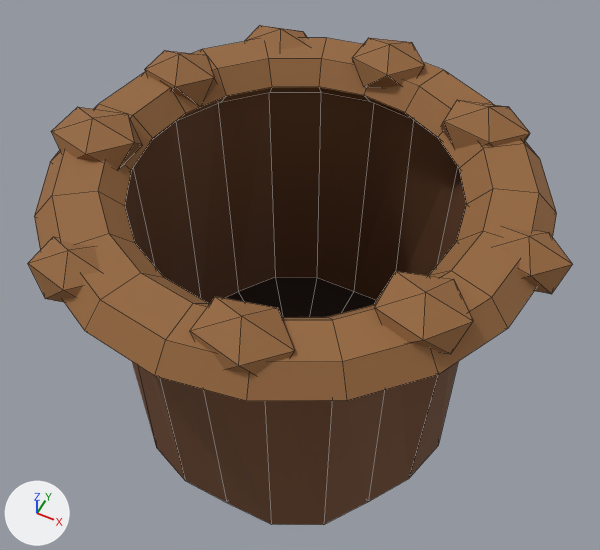
A saved change to the Blender file src/game/models/treasure/hole.blend.
One viewpoint serves both versions: a 50 mm camera at (0.443, -0.872, 0.94) aimed at (0.0, 0.015, -0.168). Arrows for +X, +Y and +Z are at lower left; the lights stay in place. The picture after the commit comes second. Mesh edges are drawn as thin lines.

The first picture shows 'Excavated cavity', 'Excavated soil clod 1', 'Excavated soil clod 2', 'Excavated soil clod 3', 'Excavated soil clod 4', 'Excavated soil clod 5', 'Excavated soil clod 6', 'Excavated soil clod 7', 'Excavated soil clod 8', 'Excavated soil clod 9', 'Uneven excavated soil rim'.
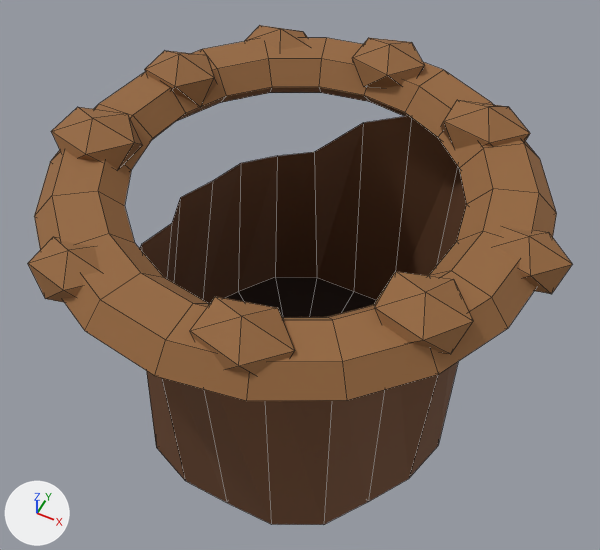
The newer file adds a shape key; the second version is drawn at full value of the shape key 'Fold cavity lip left' of 'Excavated cavity', and the change is written as the vertex moves it makes.

The change, as a list of edits to the scene's bpy script:
```text
Change me_excavated_cavity_mesh:
    used by ob_excavated_cavity; parent = ob_treasure_hole; location = (0.0, 0.0, 0.0)
    remove me_excavated_cavity_mesh.from_pydata(...)  # 41 vertices, 40 faces; spans x -0.323..0.31, y -0.315..0.321, z -0.5..0.045
    add me_excavated_cavity_mesh.from_pydata(...)  # 41 vertices, 40 faces; spans x -0.31..0.31, y -0.313..0.29, z -0.5..0.045
    me_excavated_cavity_mesh part 1
    me_excavated_cavity_mesh.vertices[3].co: (0.19, 0.262, 0.045) -> (0.19, 0.261, 0.044)
    me_excavated_cavity_mesh.vertices[4].co: (0.092, 0.282, 0.045) -> (0.089, 0.275, 0.036)
    me_excavated_cavity_mesh.vertices[5].co: (0.0, 0.321, 0.045) -> (0.0, 0.273, -0.01)  # not seen -> pixel (363, 122)
    me_excavated_cavity_mesh.vertices[6].co: (-0.094, 0.289, 0.045) -> (-0.068, 0.209, -0.056)  # not seen -> pixel (314, 152)
    me_excavated_cavity_mesh.vertices[7].co: (-0.183, 0.251, 0.045) -> (-0.129, 0.177, -0.064)  # not seen -> pixel (277, 155)
    me_excavated_cavity_mesh.vertices[8].co: (-0.255, 0.185, 0.045) -> (-0.179, 0.13, -0.064)  # not seen -> pixel (240, 163)
    me_excavated_cavity_mesh.vertices[9].co: (-0.285, 0.093, 0.045) -> (-0.2, 0.065, -0.064)  # not seen -> pixel (212, 180)
    me_excavated_cavity_mesh.vertices[10].co: (-0.323, 0.0, 0.045) -> (-0.228, 0.0, -0.063)  # not seen -> pixel (180, 197)
    me_excavated_cavity_mesh.vertices[11].co: (-0.282, -0.092, 0.045) -> (-0.203, -0.066, -0.057)  # not seen -> pixel (171, 223)
    me_excavated_cavity_mesh.vertices[12].co: (-0.26, -0.189, 0.045) -> (-0.205, -0.149, -0.033)  # not seen -> pixel (141, 244)
    me_excavated_cavity_mesh.vertices[13].co: (-0.178, -0.245, 0.045) -> (-0.162, -0.224, 0.013)
    me_excavated_cavity_mesh.vertices[14].co: (-0.096, -0.296, 0.045) -> (-0.094, -0.29, 0.037)
    me_excavated_cavity_mesh.vertices[15].co: (0.0, -0.315, 0.045) -> (0.0, -0.313, 0.043)
    me_excavated_cavity_mesh.vertices[16].co: (0.093, -0.285, 0.045) -> (0.093, -0.285, 0.044)
```

Location of each change, [x1, y1, x2, y2] in pixels of the pictures (600 x 550 px):
'Excavated cavity', reshaped: before [125, 93, 467, 525]; after [140, 116, 467, 525]
